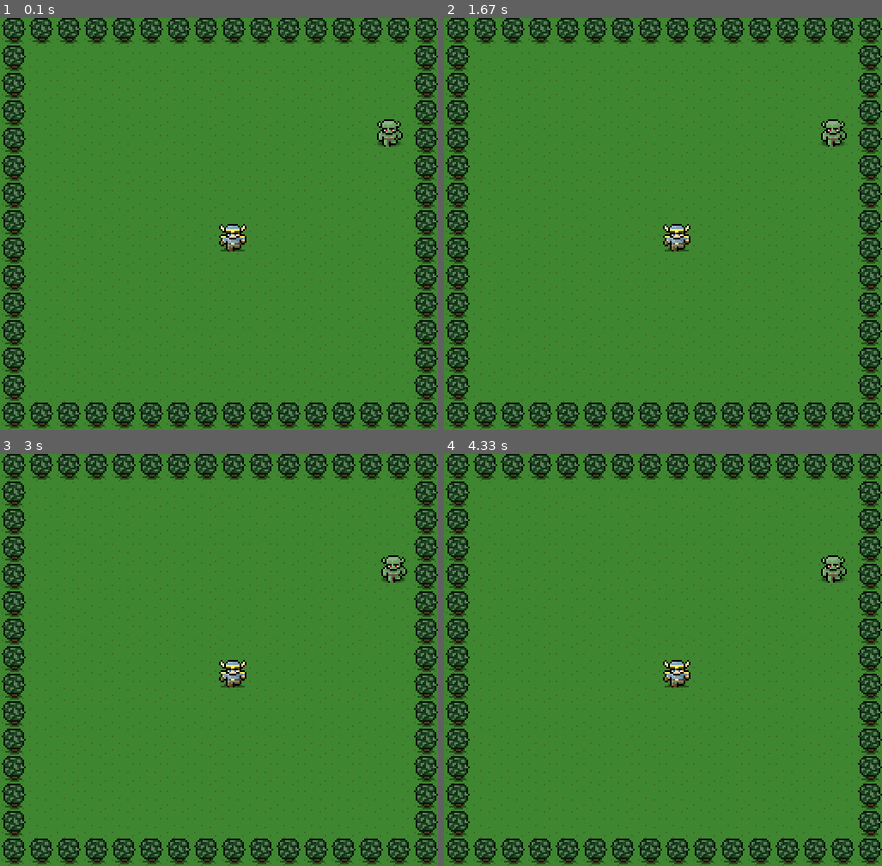
Above: before the commit, frames 1-4 (two rows, left to right).
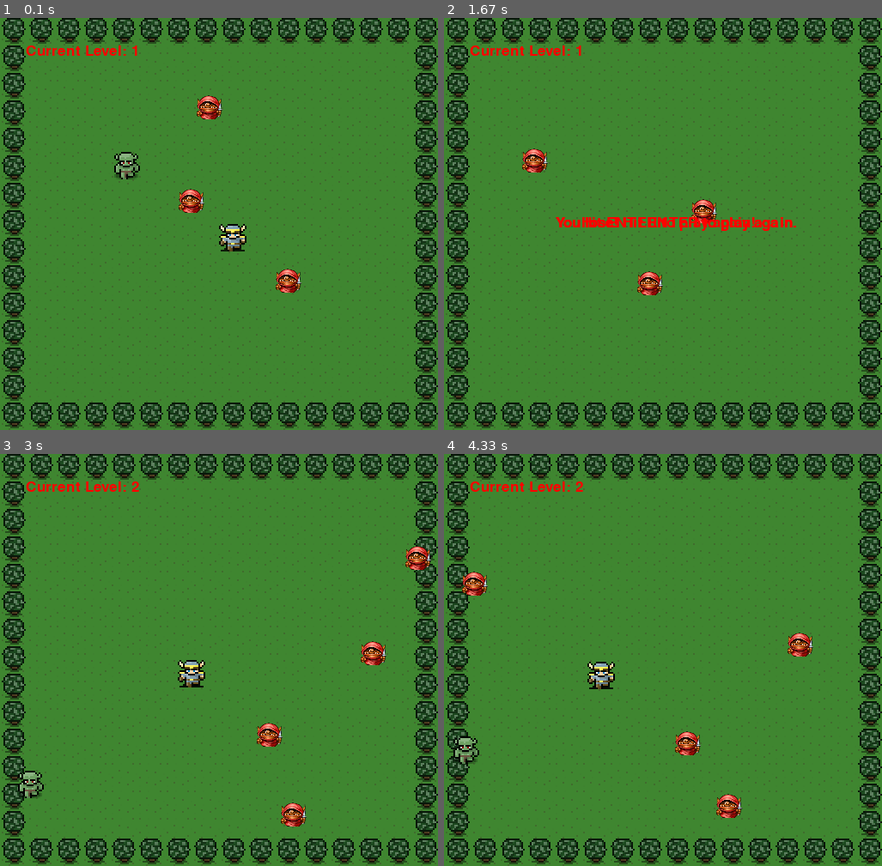
Above: after the commit, the same moments.

Repository: brandonhumphries/my_pygame
Game: pygame game, started from my_pygame_backup.py
The game is run twice, just before and just after one commit, with the same random seed, the same clock (stepped at 60 frames per second) and the same inputs.
Inputs:
- Up to frame 1 (0.1 s): no input
- Up to frame 2 (1.67 s): hold Enter 0.33-0.8 s; hold Right 0.33-0.8 s; hold Right 0.83-1.3 s; hold Up 1.33-1.63 s
- Up to frame 3 (3 s): hold Enter 2.17-2.7 s; hold Left 2.17-2.7 s; hold Left from 2.73 s (still down)
- Up to frame 4 (4.33 s): release Left at 3.27 s; hold Down 3.3-3.6 s; hold Left 3.63-4.03 s; hold Up from 4.07 s (still down)

The runs differ from the first frame. In frame 1, 1.8% of the frame differs, in the area x 5-92%, y 6-67%; in frame 2, 2.7%; in frame 3, 2.7%, in the area x 4-99%, y 6-91%; in frame 4, 2.7%.

Commit message:
added interaction functions between hero, monster, goblins. added functionality to increase goblins by 1 count each level.

Diff:
--- a/my_pygame_backup.py
+++ b/my_pygame_backup.py
@@ -1,37 +1,181 @@
 import pygame
 import random
 
-class Monster(object):
+class Character(object):
     def __init__(self):
         self.x = random.randint(0, 510)
+        if 255 <= self.x <= 287:
+            self.x = random.randint(0, 510)
         self.y = random.randint(0, 480)
+        if 240 <= self.x <= 272:
+            self.y = random.randint(0, 480)
+        self.speed = 0
+        self.duration = 0
 
     def move_north(self):
-        self.y -= 5
+        self.y -= self.speed
         if self.y < 0:
             self.y = 480
-        # return self.y
 
     def move_east(self):
-        self.x += 5
+        self.x += self.speed
         if self.x > 510:
             self.x = 0
-        # return self.x
 
     def move_south(self):
-        self.y += 5
+        self.y += self.speed
         if self.y > 480:
             self.y = 0
-        # return self.y
 
     def move_west(self):
-        self.x -= 5
+        self.x -= self.speed
         if self.x < 0:
             self.x = 510
-        # return self.x
-
-
-def main():
+
+    def move_northwest(self):
+        self.x -= self.speed
+        self.y -= self.speed
+        if self.x < 0:
+            self.x = 510
+        if self.y < 0:
+            self.y = 480
+
+    def move_northeast(self):
+        self.x += self.speed
+        self.y -= self.speed
+        if self.x > 510:
+            self.x = 0
+        if self.y < 0:
+            self.y = 480
+
+    def move_southeast(self):
+        self.x += self.speed
+        self.y += self.speed
+        if self.x > 510:
+            self.x = 0
+        if self.y > 480:
+            self.y = 0
+
+    def move_southwest(self):
+        self.x -= self.speed
+        self.y += self.speed
+        if self.x < 0:
+            self.x = 510
+        if self.y > 480:
+            self.y = 0
+
+    def direction_determination(self):
+        direction_number = random.randint(0, 7)
+        if direction_number == 0:
+            self.move_north()
+            return self.move_north()
+        elif direction_number == 1:
+            self.move_east()
+            return self.move_east()
+        elif direction_number == 2:
+            self.move_south()
+            return self.move_south()
+        elif direction_number == 3:
+            self.move_west()
+            return self.move_west()
+        elif direction_number == 4:
+            self.move_northwest()
+            return self.move_northwest()
+        elif direction_number == 5:
+            self.move_northeast()
+            return self.move_northeast()
+        elif direction_number == 6:
+            self.move_southeast()
+            return self.move_southeast()
+        elif direction_number == 7:
+            self.move_southwest()
+            return self.move_southwest()
+
+    def direction_duration(self):
+        random_duration_number = random.randint(0,2)
+        if random_duration_number == 0:
+            self.duration = 1
+        elif random_duration_number == 1:
+            self.duration = 50
+        elif random_duration_number == 2:
+            self.duration = 80
+
+
+    def alive_test(self, attacker):
+        if (attacker.x + 32) < self.x:
+            return self.alive
+        elif (self.x + 32) < attacker.x:
+            return self.alive
+        elif (attacker.y + 32) < self.y:
+            return self.alive
+        elif (self.y + 32) < attacker.y:
+            return self.alive
+        else:
+            self.alive = False
+            return self.alive
+
+class Hero(Character):
+    def __init__(self):
+        self.x = 255
+        self.y = 240
+        self.alive = True
+        self.speed = 1
+
+    def move_north(self):
+        if self.y > 25:
+            self.y -= self.speed
+
+    def move_east(self):
+        if self.x < 455:
+            self.x += self.speed
+
+    def move_south(self):
+        if self.y < 420:
+            self.y += self.speed
+
+    def move_west(self):
+        if self.x > 25:
+            self.x -= self.speed
+
+    def move_around(self):
+        pressed = pygame.key.get_pressed()
+        if pressed[pygame.K_UP]:
+            self.move_north()
+        if pressed[pygame.K_DOWN]:
+            self.move_south()
+        if pressed[pygame.K_RIGHT]:
+            self.move_east()
+        if pressed[pygame.K_LEFT]:
+            self.move_west()
+
+class Monster(Character):
+    def __init__(self):
+        super(Monster, self).__init__()
+        self.speed = 5
+        self.alive = True
+        self.duration = 1
+
+class Goblin(Character):
+    def __init__(self):
+        super(Goblin, self).__init__()
+        self.speed = 5
+        self.duration = 1
+# def victory():
+#     if orc.dead == True:
+
+def next_level(level_number):
+    pressed = pygame.key.get_pressed()
+    if pressed[pygame.K_RETURN]:
+        next_level_number = level_number + 1
+        game(next_level_number)
+
+def restart():
+    pressed = pygame.key.get_pressed()
+    if pressed[pygame.K_RETURN]:
+        game(1)
+
+def game(level):
+    current_level = level
     width = 510
     height = 480
     blue_color = (97, 159, 182)
@@ -45,12 +189,29 @@
     background_image = pygame.image.load('images/background.png').convert_alpha()
     hero_image = pygame.image.load('images/hero.png').convert_alpha()
     monster_image = pygame.image.load('images/monster.png').convert_alpha()
-
+    goblin_image = pygame.image.load('images/goblin.png').convert_alpha()
+    sound = pygame.mixer.Sound('sounds/win.wav')
+    sound_lost = pygame.mixer.Sound('sounds/lose.wav')
+    music = pygame.mixer.music.load('sounds/music.wav')
+    pygame.mixer.music.play(-1)
+    font = pygame.font.Font(None, 25)
+    text = font.render('Hit ENTER to play again!', True, (255, 0, 0))
+    text_lost = font.render('You lose! Hit ENTER to play again.', True, (255, 0, 0))
+    level_display = font.render('Current Level: ' + str(current_level), True, (255, 0, 0))
+
+    knight = Hero()
     orc = Monster()
-
-    # monster_x = random.randint(0, 510)
-    # monster_y = random.randint(0, 480)
-    change_dir_countdown = 120
+    goblin_number = current_level + 2
+    character_list = [orc]
+    goblin_list = []
+
+    for i in range(0, goblin_number):
+        goblin_1 = Goblin()
+        character_list.append(goblin_1)
+        goblin_list.append(goblin_1)
+
+    change_dir_countdown = 5
+    sound_counter = 1
     stop_game = False
     while not stop_game:
         for event in pygame.event.get():
@@ -63,31 +224,50 @@
 
         # Game logic
         change_dir_countdown -= 1
+        # move_countdown -= 1
         if change_dir_countdown == 0:
-            change_dir_countdown = 120
-            direction_number = random.randint(0, 3)
-            if direction_number == 0:
-                orc.move_north()
-            if direction_number == 1:
-                orc.move_east()
-            if direction_number == 2:
-                orc.move_south()
-            if direction_number == 3:
-                orc.move_west()
-
-
+            change_dir_countdown = 5
+            for character in character_list:
+                character.direction_determination()
+
+        knight.move_around()
 
         # Draw background
         screen.fill(blue_color)
 
         # Game display
         screen.blit(background_image, (0, 0))
-        screen.blit(hero_image, (255, 240))
-        screen.blit(monster_image, (orc.x, orc.y))
+        screen.blit(level_display, (30, 30))
+
+        for i in range(len(goblin_list)):
+            screen.blit(goblin_image, (goblin_list[i].x, goblin_list[i].y))
+        if orc.alive_test(knight) == True:
+            screen.blit(monster_image, (orc.x, orc.y))
+        elif orc.alive_test(knight) == False:
+            while sound_counter > 0:
+                sound.play()
+                sound_counter -= 1
+            screen.blit(text, (160, 230))
+            next_level(current_level)
+
+        for goblin in goblin_list:
+            if knight.alive_test(goblin) == True:
+                screen.blit(hero_image, (knight.x, knight.y))
+            elif knight.alive_test(goblin) == False:
+                while sound_counter > 0:
+                    sound_lost.play()
+                    sound_counter -= 1
+                screen.blit(text_lost, (130, 230))
+                restart()
+
+        #screen.blit(monster_image, (orc.x, orc.y))
         pygame.display.update()
         clock.tick(60)
 
     pygame.quit()
 
+def main():
+    game(1)
+
 if __name__ == '__main__':
     main()
